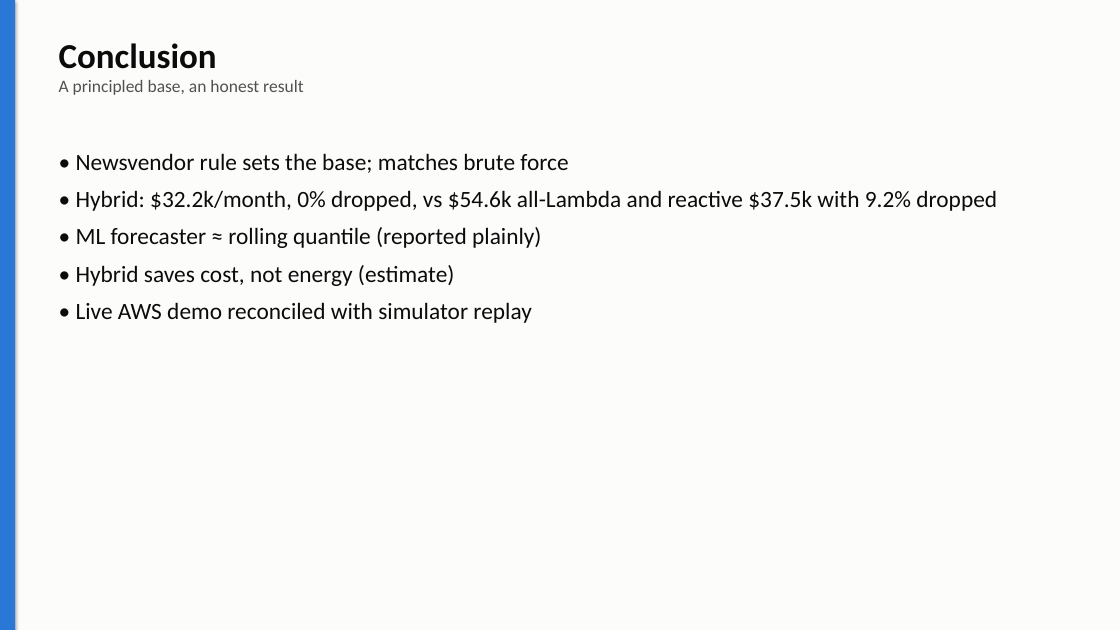
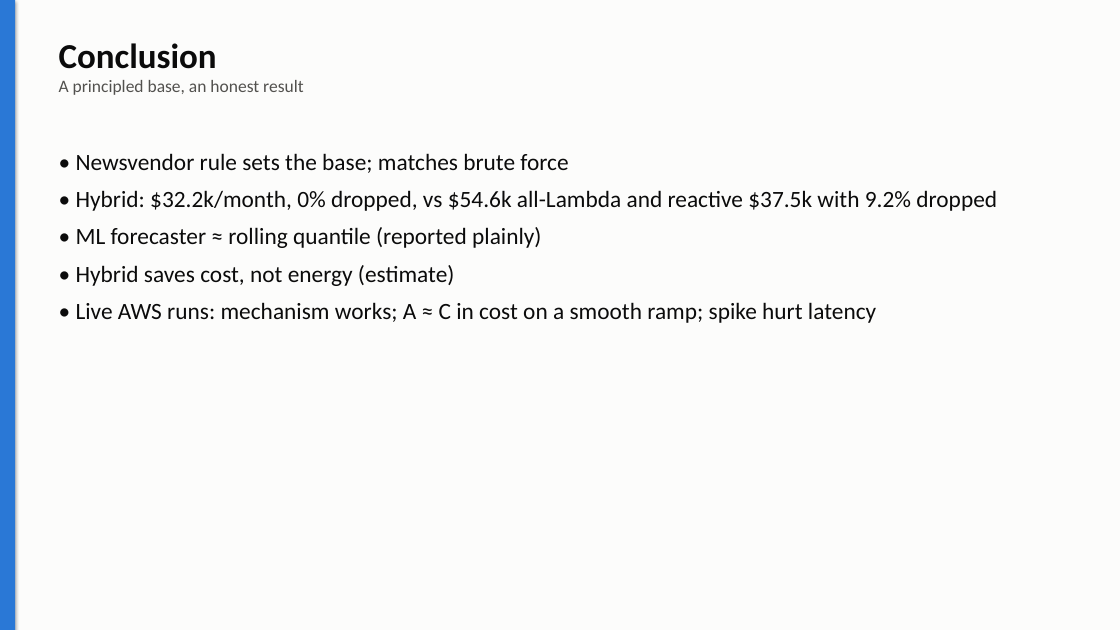
Before and after one commit to AnamayNarkar/acc_lab_ca, a slide deck: slide 12 of ppt/CostScale.pptx. Drawn at 1120x630 pixels with LibreOffice and Linux fonts; fonts in the diff are those of the drawing. Boxes give left, top, right and bottom in pixels: in the first picture for what was removed or moved away, otherwise in the second. Text is boxed around its words. In the diff, an @@ line names an element or a change of style, - is before the commit and + after.

Commit message:
Live results, report/slides updated, teardown verified

```diff
--- a/ppt/CostScale.pptx
+++ b/ppt/CostScale.pptx
@@ text at box(76, 302, 876, 323): text changed @@
-• Live AWS demo reconciled with simulator replay
+• Live AWS runs: mechanism works; A ≈ C in cost on a smooth ramp; spike hurt latency
```
Also in this commit, not shown: 3 other slides changed, 56 other files.
